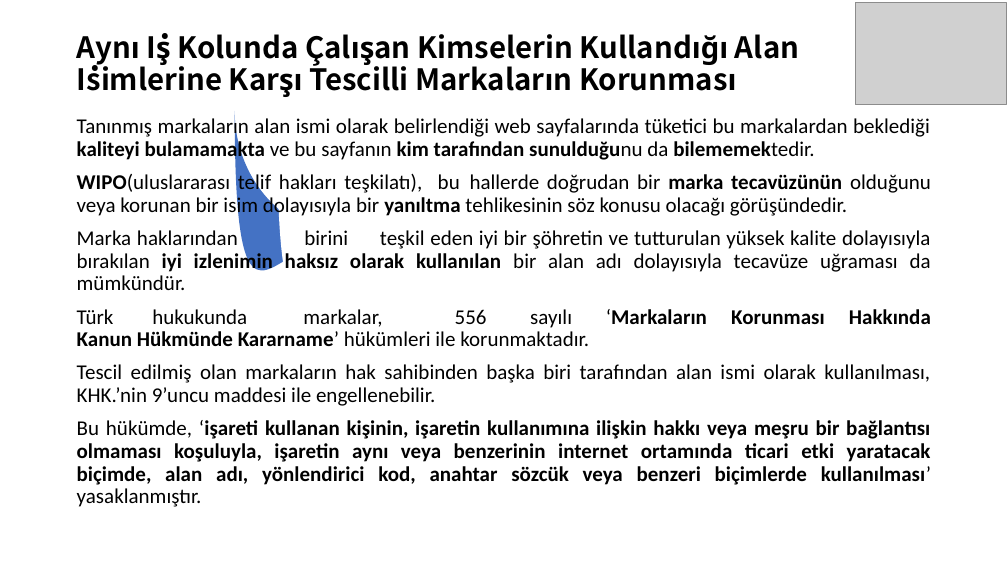
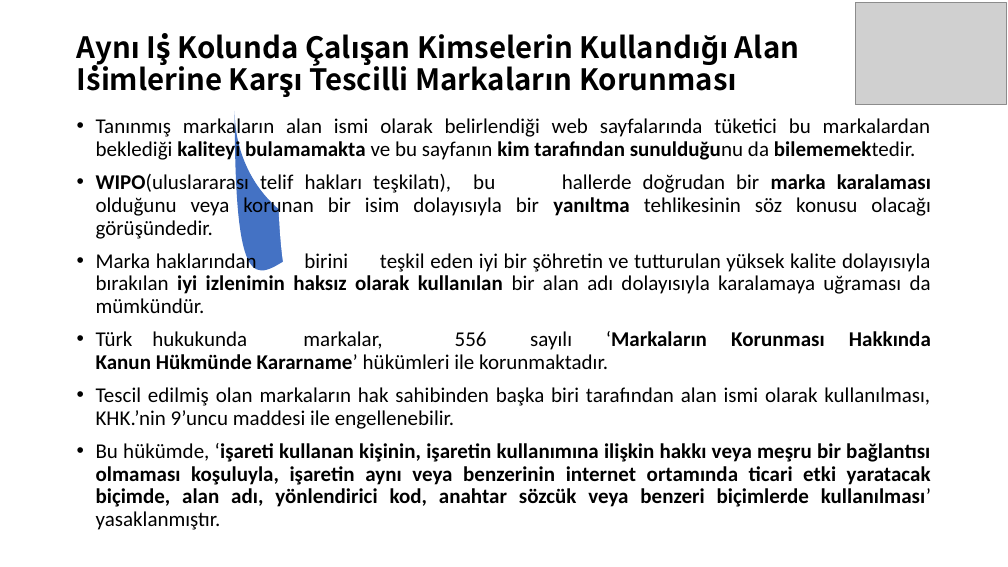
Before and after one commit to SevdanurGENC/IT-Law-Lecture-Notes, a slide deck: slide 9 of Bilisim-Hukuku/07. Bolum - BilisimHukuku.ppt. Drawn at 1008x567 pixels with LibreOffice and Linux fonts; fonts in the diff are those of the drawing; grey boxes stand for pictures. Boxes give left, top, right and bottom in pixels: in the first picture for what was removed or moved away, otherwise in the second. Text is boxed around its words. In the diff, an @@ line names an element or a change of style, - is before the commit and + after.

```diff
--- a/Bilisim-Hukuku/07. Bolum - BilisimHukuku.ppt
+++ b/Bilisim-Hukuku/07. Bolum - BilisimHukuku.ppt
@@ text at [96, 116, 931, 530]: bullet none to • @@
@@ text at [96, 172, 931, 313]: text changed @@
-WIPO(uluslararası telif hakları teşkilatı), bu hallerde doğrudan bir marka tecavüzünün olduğunu veya korunan bir isim dolayısıyla bir yanıltma tehlikesinin söz konusu olacağı görüşündedir.
-Marka haklarından birini teşkil eden iyi bir şöhretin ve tutturulan yüksek kalite dolayısıyla bırakılan iyi izlenimin haksız olarak kullanılan bir alan adı dolayısıyla tecavüze uğraması da mümkündür.
+• WIPO(uluslararası telif hakları teşkilatı), bu hallerde doğrudan bir marka karalaması olduğunu veya korunan bir isim dolayısıyla bir yanıltma tehlikesinin söz konusu olacağı görüşündedir.
+• Marka haklarından birini teşkil eden iyi bir şöhretin ve tutturulan yüksek kalite dolayısıyla bırakılan iyi izlenimin haksız olarak kullanılan bir alan adı dolayısıyla karalamaya uğraması da mümkündür.
```
Also in this commit, not shown: 11 other slides changed.
